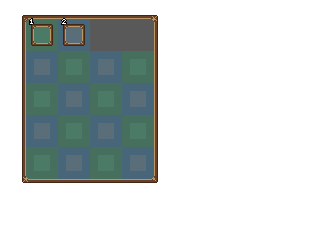
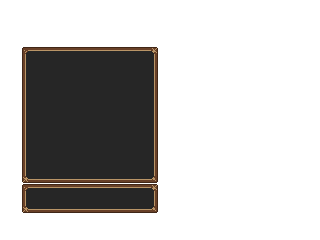
Revision of a layered 320px x 240px image; what changed, layer by layer:
painted on "actual-things" over [29, 18, 85, 46]
painted on "frame" over [22, 15, 158, 213]
hid "template", painted on it over [26, 19, 154, 179]
"trans-BG": opacity 65% → 85%, painted on it over [22, 15, 158, 209]
